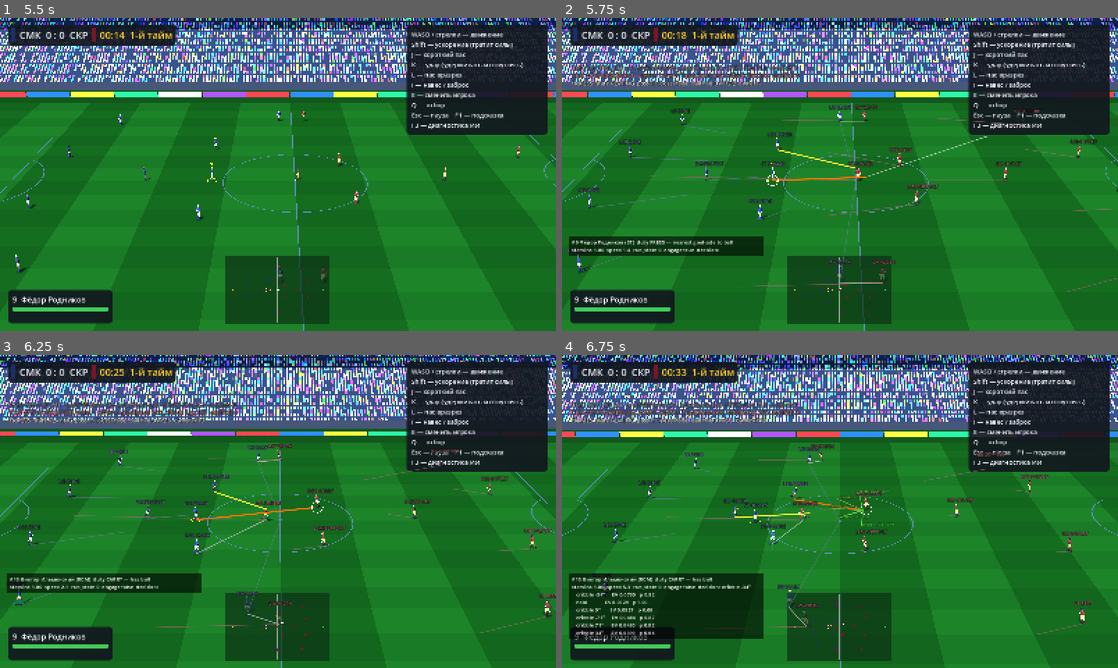
Above: before the commit, frames 1-4 (two rows, left to right).
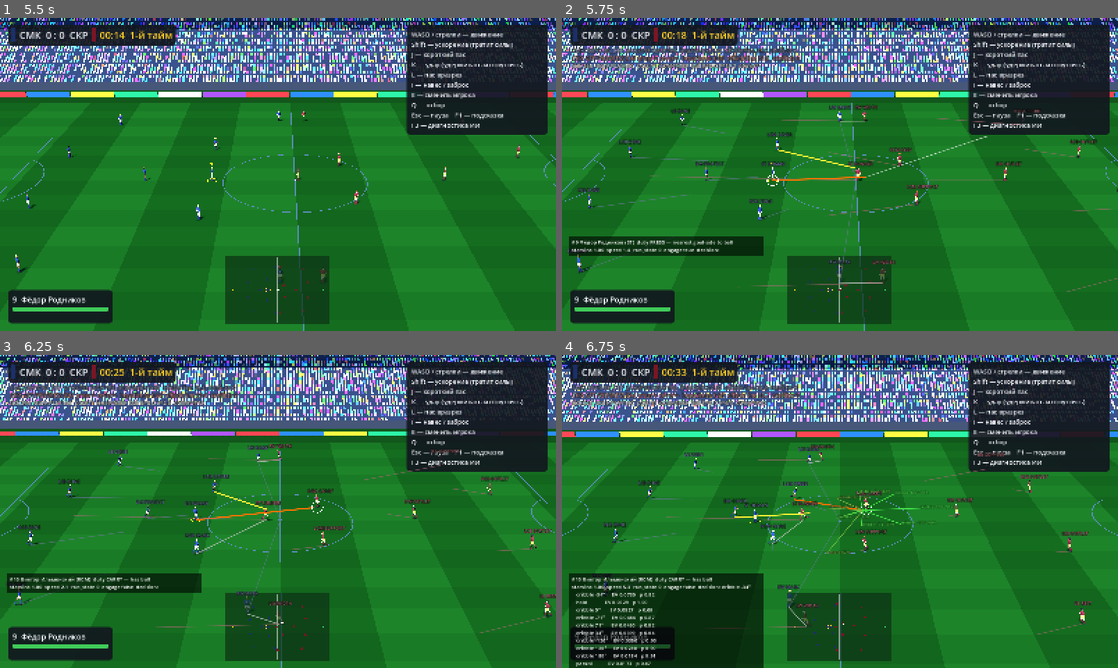
Above: after the commit, the same moments.

Repository: Vetal323232/football
Game: Godot game, scene res://scenes/main_menu.tscn
Two runs of this game, one before a commit and one after it. Both use one fixed random seed, a clock stepped at 60 frames per second and the inputs below.
Inputs (mouse positions are in pixels of both pictures, inside the frame that each line leads up to):
- Up to frame 1 (5.5 s): click "Быстрый матч" at 0.5 s; click "Начать матч" at 1.25 s; move the mouse to (400, 158) at 2.02 s; hold D (move_right) 2.03-2.75 s; hold I (lob) 2.03-2.75 s; click (400, 158) at 2.17 s; tap J (pass) at 2.3 s; drag from (166, 190) to (250, 237) at 2.77 s; move the mouse to (333, 105) at 3.52 s; hold D (move_right) 3.53-4.25 s; hold Shift (sprint) 3.53-4.25 s; tap Q (tackle) at 3.8 s; drag from (250, 237) to (111, 127) at 4.27 s; move the mouse to (444, 221) at 5.02 s; hold A (move_left) from 5.03 s (still down); hold L (through) from 5.03 s (still down); tap I (lob) at 5.3 s
- Up to frame 2 (5.75 s): keep holding A (move_left); keep holding L (through); tap F3 (debug_ai) at 5.65 s
- Up to frame 3 (6.25 s): release A (move_left) at 5.75 s; release L (through) at 5.75 s; drag from (111, 464) to (194, 433) at 5.77 s
- Up to frame 4 (6.75 s): move the mouse to (867, 511) at 6.52 s; hold S (move_down) from 6.53 s (still down); hold J (pass) from 6.53 s (still down); click (867, 511) at 6.67 s

Frame 1 is identical in both runs. In frame 2, 3.0% of the frame differs, in the area x 1-43%, y 9-22%; in frame 3, 3.1%; in frame 4, 5.8%, in the area x 1-70%, y 9-100%.

Commit message:
Add documentation, export preset, fuzz tool; tune shot value; force idle restarts
Co-Authored-By: Claude Fable 5.2 <noreply@anthropic.com>
Claude-Session: https://claude.ai/code/session_01UacX8b1Wvx58s7K9kPY5Zd

Diff:
--- a/src/ai/on_ball_ai.gd
+++ b/src/ai/on_ball_ai.gd
@@ -237,7 +237,7 @@
 		ag.options = []
 		return {}
 	opts.sort_custom(func(a: Dictionary, b: Dictionary) -> bool: return float(a["ev"]) > float(b["ev"]))
-	ag.options = opts.slice(0, 6)
+	ag.options = opts.slice(0, 10)
 	return opts[0]
 
 
--- a/src/ai/team_ai.gd
+++ b/src/ai/team_ai.gd
@@ -183,6 +183,9 @@
 	for id in team.player_ids:
 		var p: SimPlayer = sim.players[id]
 		if p.is_human:
+			# An idle human taker must not block the match: after the limit the AI takes the restart.
+			if sim.state == MatchSim.State.RESTART_READY and id == sim.restart_taker and sim.restart_ready_t > tn.restart_force_time_human:
+				OnBallAI.drive_restart(self, p, agents[id])
 			continue
 		_drive(p, agents[id])
 
--- a/src/sim/game_tuning.gd
+++ b/src/sim/game_tuning.gd
@@ -119,7 +119,7 @@
 @export var carry_bonus := 0.015
 @export var impatience_gain := 0.03
 @export var shot_min_xg := 0.025
-@export var goal_value := 2.6
+@export var goal_value := 3.3
 @export var progress_bonus := 0.04
 @export var through_arrive_speed := 8.0
 @export var xg_scale := 1.0
--- a/src/ui/hud.gd
+++ b/src/ui/hud.gd
@@ -43,11 +43,11 @@
 	_clock.custom_minimum_size = Vector2(150, 0)
 	row.add_child(_clock)
 
-	_banner = UIKit.label("", 64, Color.WHITE)
+	_banner = UIKit.label("", 46, Color.WHITE)
 	_banner.horizontal_alignment = HORIZONTAL_ALIGNMENT_CENTER
 	_banner.add_theme_color_override("font_outline_color", Color.BLACK)
 	_banner.add_theme_constant_override("outline_size", 12)
-	UIKit.place(_banner, 0.5, 0.0, 0.5, 0.0, -600, 130, 600, 300)
+	UIKit.place(_banner, 0.5, 0.0, 0.5, 0.0, -600, 170, 600, 320)
 	root.add_child(_banner)
 
 	_hint = UIKit.label("", 24, UIKit.ACCENT)
--- a/src/view/debug_overlay.gd
+++ b/src/view/debug_overlay.gd
@@ -52,7 +52,7 @@
 		elif sim.human != null and selected < 0:
 			selected = sim.human.controlled
 	# Team header.
-	var y := 150.0
+	var y := 100.0
 	for tm in sim.teams:
 		var ai: TeamAI = tm.ai
 		var txt := "%s: %s %s  press=%s cover=%s  impatience %.2f  offside line %.1f  conflicts %d" % [
--- a/src/view/match_view.gd
+++ b/src/view/match_view.gd
@@ -34,6 +34,8 @@
 		setup.seed = int(Game.cli["seed"])
 	if Game.cli.has("speed"):
 		speed = int(Game.cli["speed"])
+	if Game.cli.has("duration"):
+		setup.duration = float(Game.cli["duration"])
 	sun.shadow_enabled = bool(Game.settings["shadows"])
 	if Game.cli.has("scenario"):
 		setup = ScenarioLib.make_setup(str(Game.cli["scenario"]), int(Game.cli.get("variant", "0")), int(Game.cli.get("seed", "11")))
@@ -246,7 +248,6 @@
 
 func _finish() -> void:
 	finished = true
-	hud.call("show_banner", tr("FULL_TIME"), 2.0)
 	var stats := []
 	for tm in sim.teams:
 		var d := tm.stats.to_dict()
--- a/tests/run_tests.gd
+++ b/tests/run_tests.gd
@@ -39,6 +39,7 @@
 	test_tackle_needs_reach()
 	test_halves_and_clock()
 	test_control_handoff()
+	test_idle_human_restart()
 	test_keeper()
 	test_determinism()
 	print("%d checks, %d failed, %.1fs" % [_checks, _fails, (Time.get_ticks_msec() - t0) / 1000.0])
@@ -834,6 +835,20 @@
 	check(humans == 1, "still exactly one human-controlled player")
 
 
+func test_idle_human_restart() -> void:
+	group("idle human at a restart")
+	var sim := new_sim(4, 0)
+	sim.first_kickoff_team = 0
+	sim.begin_restart(MatchSim.Restart.KICKOFF, 0, Vector2.ZERO)
+	check(sim.players[sim.restart_taker].is_human, "human controls the kick-off taker")
+	var ticks := 0
+	while sim.state != MatchSim.State.PLAYING and ticks < 1500:
+		sim.step()
+		ticks += 1
+	check(sim.state == MatchSim.State.PLAYING, "kick-off is taken automatically when the human does nothing (%.1fs)" % (ticks / 60.0))
+	check(ticks / 60.0 > tuning.restart_force_time_human, "the human gets the full time before the AI takes over")
+
+
 func test_keeper() -> void:
 	group("goalkeeper")
 	var sim := new_sim()
--- /dev/null
+++ b/tools/fuzz_human.gd
@@ -0,0 +1,72 @@
+extends SceneTree
+## Robustness check: a full match where the "human" side is driven by seeded
+## pseudo-random keyboard-like input (move, sprint, pass, through, lob, shot,
+## tackle, switch). Verifies the engine survives arbitrary input without
+## deadlocks and that exactly one player is human-controlled at all times.
+## Usage: godot --headless -s tools/fuzz_human.gd -- [--seeds=1,2] [--duration=120]
+
+
+func _init() -> void:
+	var seeds := [1, 2, 3]
+	var duration := 120.0
+	for a in OS.get_cmdline_user_args():
+		if a.begins_with("--seeds="):
+			seeds = []
+			for s in a.trim_prefix("--seeds=").split(","):
+				seeds.append(int(s))
+		elif a.begins_with("--duration="): duration = float(a.trim_prefix("--duration="))
+	var tuning: GameTuning = load("res://data/tuning/default_tuning.tres")
+	var ok := true
+	for sd: int in seeds:
+		var setup := MatchSetup.exhibition(sd)
+		setup.human_team = sd % 2
+		setup.duration = duration
+		var sim := MatchSim.new()
+		var report := MatchReport.new()
+		report.attach(sim)
+		sim.init_match(setup, tuning)
+		var rng := RandomNumberGenerator.new()
+		rng.seed = sd * 977
+		var f := sim.human.input
+		var bad_humans := 0
+		var switches := [0]
+		sim.event.connect(func(kind: StringName, _d: Dictionary) -> void:
+			if kind == &"control":
+				switches[0] += 1)
+		var hold := 0
+		var guard := 0
+		while sim.state != MatchSim.State.FULL_TIME and guard < 400000:
+			guard += 1
+			if hold <= 0:
+				hold = rng.randi_range(5, 50)
+				f.move = Vector2.from_angle(rng.randf() * TAU) * (1.0 if rng.randf() < 0.85 else 0.0)
+				# Bias toward attacking the right goal for our side so shots happen.
+				if rng.randf() < 0.5:
+					f.move = Vector2(sim.teams[setup.human_team].dir, rng.randf_range(-0.6, 0.6)).normalized()
+				f.sprint = rng.randf() < 0.4
+				f.shot_held = rng.randf() < 0.12
+			hold -= 1
+			var r := rng.randf()
+			if r < 0.012: f.pass_pressed = true
+			elif r < 0.017: f.through_pressed = true
+			elif r < 0.021: f.lob_pressed = true
+			elif r < 0.03: f.tackle_pressed = true
+			elif r < 0.036: f.switch_pressed = true
+			if f.shot_held and rng.randf() < 0.05:
+				f.shot_held = false
+				f.shot_released = true
+			sim.step()
+			report.sample()
+			var humans := 0
+			for p in sim.players:
+				if p.is_human:
+					humans += 1
+			if humans != 1:
+				bad_humans += 1
+		var st := sim.teams[setup.human_team].stats
+		print("seed %d (human = team %d): %d-%d | human side: passes %d/%d, shots %d, tackles %d/%d | control changes %d | ticks with !=1 human %d | stalls %d | max restart wait %.1fs | finished %s" % [
+			sd, setup.human_team, sim.teams[0].score, sim.teams[1].score, st.passes_completed, st.passes, st.shots, st.tackles_won, st.tackles, switches[0], bad_humans, sim.stalls, report.max_restart_wait, str(sim.state == MatchSim.State.FULL_TIME)])
+		if bad_humans > 0 or sim.stalls > 0 or sim.state != MatchSim.State.FULL_TIME or report.max_restart_wait > tuning.restart_force_time_human + 1.0:
+			ok = false
+	print("FUZZ %s" % ("OK" if ok else "FAILED"))
+	quit(0 if ok else 1)
--- a/tools/probe_scn.gd
+++ b/tools/probe_scn.gd
@@ -22,7 +22,7 @@
 			var p: SimPlayer = sim.players[int(data["player"])]
 			var ag: AIAgent = sim.teams[p.team].ai.agents[p.id]
 			var o := PackedStringArray()
-			for x: Dictionary in ag.options.slice(0, 5):
+			for x: Dictionary in ag.options.slice(0, 10):
 				o.append("%s %.3f(p%.2f)" % [x["label"], x["ev"], x["p"]])
 			print("%5.2f KICK T%d #%d %s at %s spd %.0f | %s" % [t, p.team, p.number, ag.decision_label, p.pos.snapped(Vector2(0.1, 0.1)), data["speed"], ", ".join(o)])
 		elif kind != &"bounce" and kind != &"control":
--- a/tools/run_match.gd
+++ b/tools/run_match.gd
@@ -7,6 +7,9 @@
 	var seeds := [1]
 	var duration := 360.0
 	var verbose := false
+	var lv_home := 70.0
+	var lv_away := 70.0
+	var totals := {"hw": 0, "d": 0, "aw": 0, "hg": 0, "ag": 0, "shots": 0, "stalls": 0, "conflicts": 0}
 	for a in OS.get_cmdline_user_args():
 		if a.begins_with("--seeds="):
 			seeds = []
@@ -14,11 +17,15 @@
 				seeds.append(int(s))
 		elif a.begins_with("--duration="):
 			duration = float(a.trim_prefix("--duration="))
+		elif a.begins_with("--levels="):
+			var lv := a.trim_prefix("--levels=").split(",")
+			lv_home = float(lv[0])
+			lv_away = float(lv[1])
 		elif a == "--verbose":
 			verbose = true
 	var tuning: GameTuning = load("res://data/tuning/default_tuning.tres")
 	for sd: int in seeds:
-		var setup := MatchSetup.exhibition(sd)
+		var setup := MatchSetup.exhibition(sd, lv_home, lv_away)
 		setup.duration = duration
 		var sim := MatchSim.new()
 		var report := MatchReport.new()
@@ -33,4 +40,12 @@
 		var ms := Time.get_ticks_msec() - t0
 		print("=== seed %d: %s %d-%d %s | ticks %d | %.1fs wall (%.0fx realtime)" % [sd, sim.teams[0].tname, sim.teams[0].score, sim.teams[1].score, sim.teams[1].tname, sim.tick, ms / 1000.0, sim.tick / 60.0 / maxf(ms / 1000.0, 0.001)])
 		print(report.summary())
+		totals["hw" if sim.teams[0].score > sim.teams[1].score else ("d" if sim.teams[0].score == sim.teams[1].score else "aw")] += 1
+		totals["hg"] += sim.teams[0].score
+		totals["ag"] += sim.teams[1].score
+		totals["shots"] += sim.teams[0].stats.shots + sim.teams[1].stats.shots
+		totals["stalls"] += sim.stalls
+		totals["conflicts"] += sim.teams[0].ai.conflicts + sim.teams[1].ai.conflicts
+	print("TOTAL over %d matches (levels %.0f vs %.0f): home wins %d, draws %d, away wins %d | goals %d:%d | shots/match %.1f | stalls %d | assignment conflicts %d" % [
+		seeds.size(), lv_home, lv_away, totals["hw"], totals["d"], totals["aw"], totals["hg"], totals["ag"], float(totals["shots"]) / seeds.size(), totals["stalls"], totals["conflicts"]])
 	quit()
Not shown, added: export_presets.cfg
Not shown, added: tools/fuzz_human.gd.uid
Not shown, added: ASSETS.md
Not shown, added: CLAUDE.md
Not shown, added: PROGRESS.md
Not shown, added: docs/AI_VALIDATION.md
Not shown, added: docs/DESIGN.md
Not shown, added: docs/PLAYTEST.md
